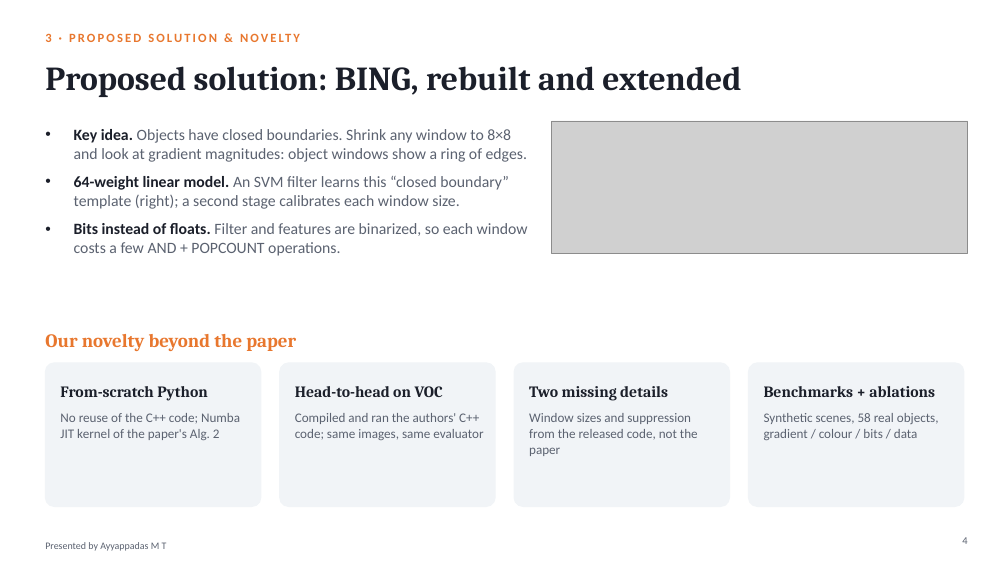
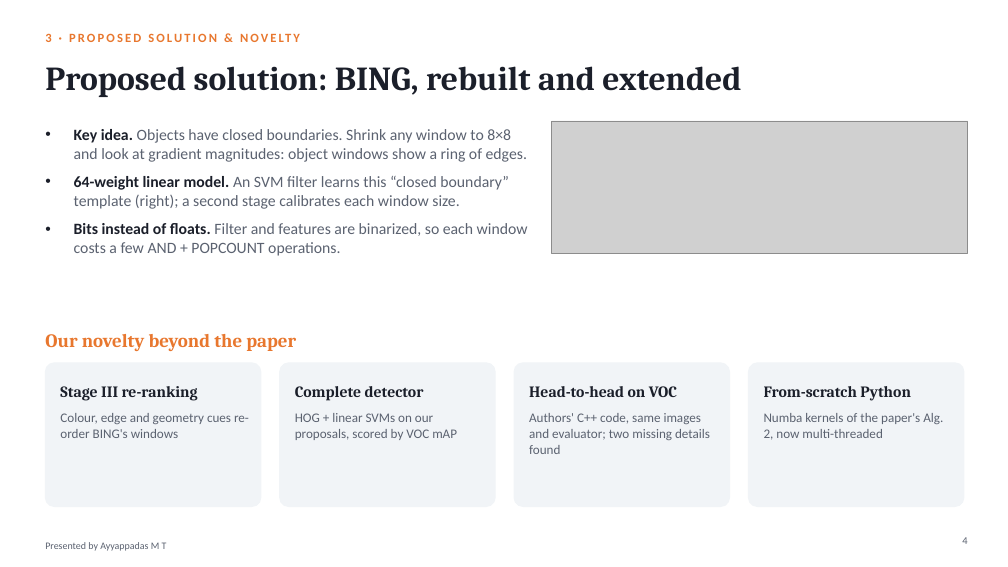
Before and after one commit to hari18305/cvprojectg10, a slide deck: slide 4 of presentation/BING_Objectness_Group10.pptx. Drawn at 1008x567 pixels with LibreOffice and Linux fonts; fonts in the diff are those of the drawing; grey boxes stand for pictures. Boxes give left, top, right and bottom in pixels: in the first picture for what was removed or moved away, otherwise in the second. Text is boxed around its words. In the diff, an @@ line names an element or a change of style, - is before the commit and + after.

```diff
--- a/presentation/BING_Objectness_Group10.pptx
+++ b/presentation/BING_Objectness_Group10.pptx
@@ text at <box>60,386,198,401</box>: text changed @@
-From-scratch Python
+Stage III re-ranking
@@ text at <box>295,386,424,401</box>: text changed @@
-Head-to-head on VOC
+Complete detector
@@ text at <box>529,386,677,397</box>: text changed @@
-Two missing details
+Head-to-head on VOC
@@ text at <box>764,386,911,401</box>: text changed @@
-Benchmarks + ablations
+From-scratch Python
@@ text at <box>60,413,249,438</box>: text changed @@
-No reuse of the C++ code; Numba JIT kernel of the paper's Alg. 2
+Colour, edge and geometry cues re-order BING's windows
@@ text at <box>295,413,457,440</box>: text changed @@
-Compiled and ran the authors' C++ code; same images, same evaluator
+HOG + linear SVMs on our proposals, scored by VOC mAP
@@ text at <box>529,413,710,454</box>: text changed @@
-Window sizes and suppression from the released code, not the paper
+Authors' C++ code, same images and evaluator; two missing details found
@@ text at <box>764,413,943,440</box>: text changed @@
-Synthetic scenes, 58 real objects, gradient / colour / bits / data
+Numba kernels of the paper's Alg. 2, now multi-threaded
```
Also in this commit, not shown: 8 other slides changed, 3 slides added, 26 other files.
